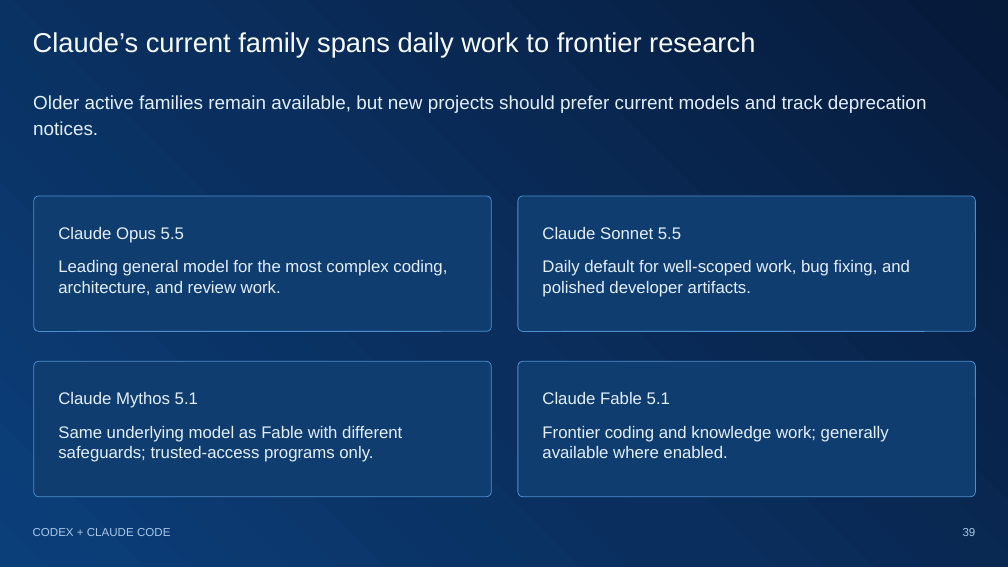
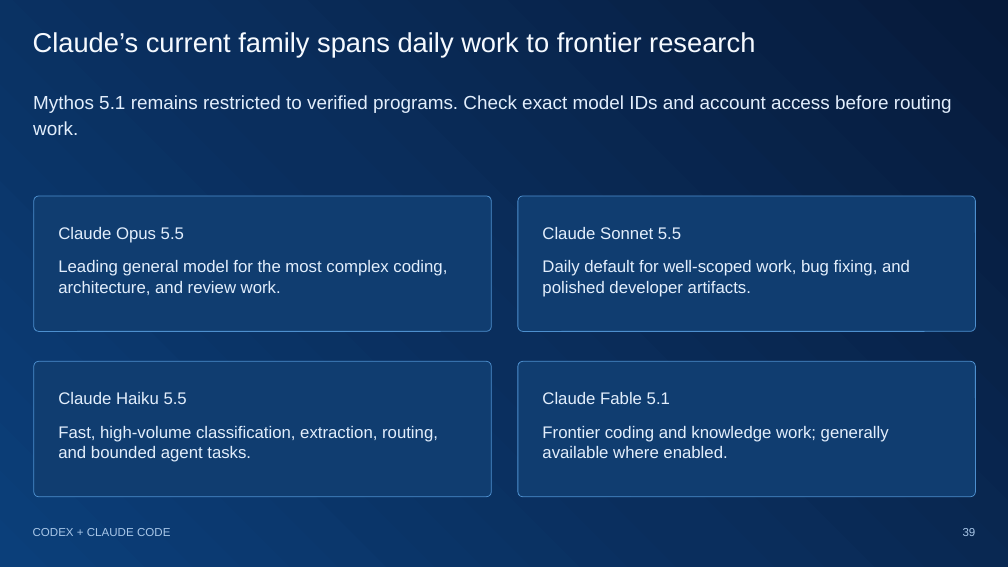
Before and after one commit to yonimillipro/codex-claude-senior-programmer-guide, a slide deck: slide 39 of presentation/Codex-and-Claude-Senior-Programmer-Guide-Updated-2026-10.pptx. Drawn at 1008x567 pixels with LibreOffice and Linux fonts; fonts in the diff are those of the drawing. Boxes give left, top, right and bottom in pixels: in the first picture for what was removed or moved away, otherwise in the second. Text is boxed around its words. In the diff, an @@ line names an element or a change of style, - is before the commit and + after.

Commit message:
Publish Version 2 model mastery and matching PowerPoint

```diff
--- a/presentation/Codex-and-Claude-Senior-Programmer-Guide-Updated-2026-10.pptx
+++ b/presentation/Codex-and-Claude-Senior-Programmer-Guide-Updated-2026-10.pptx
@@ text at box(33, 95, 952, 135): text changed @@
-Older active families remain available, but new projects should prefer current models and track deprecation notices.
+Mythos 5.1 remains restricted to verified programs. Check exact model IDs and account access before routing work.
@@ text at box(58, 392, 438, 462): text changed @@
-Claude Mythos 5.1
-Same underlying model as Fable with different safeguards; trusted-access programs only.
+Claude Haiku 5.5
+Fast, high-volume classification, extraction, routing, and bounded agent tasks.
```
Also in this commit, not shown: 2 other slides changed, 12 slides added, 5 other files.
